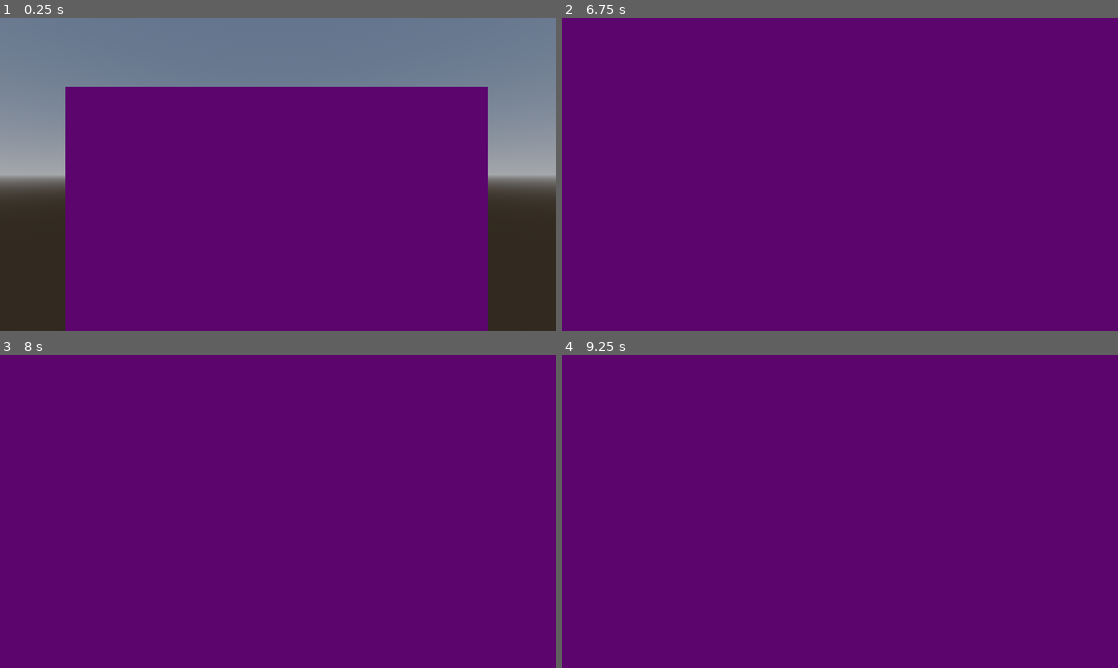
Above: before the commit, frames 1-4 (two rows, left to right).
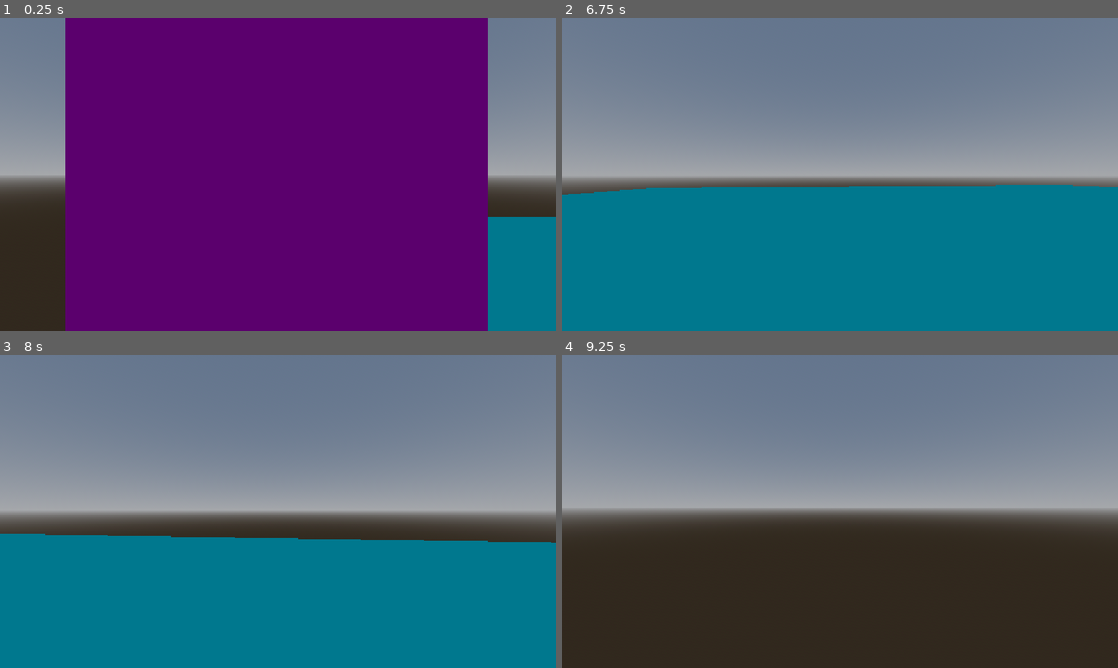
Above: after the commit, the same moments.

Repository: ANSirotkin/godot3D-movement-prototype
Game: Godot game, scene res://main.tscn
Same seed, same stepped clock (60 frames per second), same inputs: the game is played once before the commit and once after it.
Inputs (mouse positions are in pixels of both pictures, inside the frame that each line leads up to):
- Up to frame 1 (0.25 s): no input
- Up to frame 2 (6.75 s): move the mouse to (867, 174) at 0.52 s; hold W (move_forward) 0.53-5.78 s; tap Shift (dash, bound only after the commit) at 0.6, 1.55, 2.1, 2.85, 4.35, 5.1, 6.05, 6.6 s; tap Space (jump) at 0.77, 0.8, 1.07, 1.35, 1.52, 1.82, 2.3, 2.75, 3.02, 3.32, 3.6, 3.77, 4.07, 4.25, 4.52, 4.82, 5.3, 5.75, 5.85, 6.02, 6.32 s; move the mouse to (812, 174) at 1.27 s; tap Enter at 2, 3.5, 5 s; move the mouse to (851, 168) at 2.02 s; move the mouse to (834, 180) at 2.77 s; move the mouse to (878, 177) at 3.52 s; move the mouse to (795, 171) at 4.27 s; move the mouse to (845, 174) at 5.02 s; move the mouse to (817, 168) at 5.77 s; hold D (move_right) 5.78-6.53 s; move the mouse to (867, 174) at 6.52 s; hold W (move_forward) from 6.53 s (still down)
- Up to frame 3 (8 s): keep holding W (move_forward); tap Space (jump) at 6.77, 6.8, 7.07, 7.52, 7.82 s; move the mouse to (250, 511) at 7.27 s; tap Shift (dash, bound only after the commit) at 7.35 s
- Up to frame 4 (9.25 s): move the mouse to (851, 505) at 8.02 s; tap Space (jump) at 8.1, 9.02 s; move the mouse to (834, 517) at 8.77 s; release W (move_forward) at 8.78 s; hold A (move_left) from 8.78 s (still down); tap Shift (dash, bound only after the commit) at 8.85 s

The runs differ from the first frame. In frame 1, 21% of the frame differs, in the area x 11-100%, y 0-100%; in frame 2, 100%, in the area x 0-100%, y 0-100%; in frame 3, 100%; in frame 4, 100%.

Commit message:
Added dashing and dash-jumping

Diff:
--- a/main.tscn
+++ b/main.tscn
@@ -10,6 +10,7 @@
 [sub_resource type="Environment" id="Environment_g4v7s"]
 background_mode = 2
 sky = SubResource("Sky_ig7tw")
+glow_enabled = true
 
 [sub_resource type="StandardMaterial3D" id="StandardMaterial3D_0xm2m"]
 albedo_color = Color(0, 1, 1, 1)
@@ -26,19 +27,20 @@
 environment = SubResource("Environment_g4v7s")
 
 [node name="CSGBox3D" type="CSGBox3D" parent="." unique_id=1412841006]
-transform = Transform3D(18.100058, 0, 0, 0, 1.0000002, 0, 0, 0, 17.68159, 0, 0, 7.3165073)
+transform = Transform3D(18.100058, 0, 0, 0, 1.0000002, 0, 0, 0, 17.68159, 22.27045, 0, 26.727242)
 use_collision = true
-size = Vector3(1, 1, 1.861206)
+size = Vector3(3.4608154, 1, 6.92453)
 material = SubResource("StandardMaterial3D_0xm2m")
 
 [node name="CSGBox3D2" type="CSGBox3D" parent="." unique_id=251986046]
-transform = Transform3D(18.10006, 0, 0, 0, -4.37114e-08, -17.68159, 0, 1.0000002, -7.7288684e-07, -0.06841087, 3.3957434, -5.3298354)
+transform = Transform3D(18.10006, 0, 0, 0, -4.37114e-08, -17.68159, 0, 1.0000002, -7.7288684e-07, -0.06841087, 9.173503, -5.3298354)
 use_collision = true
 material = SubResource("StandardMaterial3D_7dm0k")
 
 [node name="CSGBox3D3" type="CSGBox3D" parent="." unique_id=1029729552]
-transform = Transform3D(2.9818408, 0, 0, 0, -1.5754425e-07, -43.362137, 0, 3.6041925, -1.8954192e-06, -0.06841087, 3.3957434, 17.782198)
+transform = Transform3D(2.9818408, 0, 0, 0, -1.5754425e-07, -43.362137, 0, 3.6041925, -1.8954192e-06, 7.2145023, 22.28708, 17.782198)
 use_collision = true
+size = Vector3(1, 1, 1.0079346)
 material = SubResource("StandardMaterial3D_1bvp3")
 
 [node name="Player" parent="." unique_id=1215345448 instance=ExtResource("1_ig7tw")]
--- a/player.gd
+++ b/player.gd
@@ -1,45 +1,170 @@
 extends CharacterBody3D
 
+signal dash_jumped(quality: float)   # 0.0 = mistimed, 1.0 = perfect
+
+enum State { NORMAL, DASHING }
+var state := State.NORMAL
+
+@export_group("Movement")
 @export var max_speed := 9.0
 @export var accel := 60.0
-@export var air_accel := 20.0
+@export var air_accel := 25.0
 @export var friction := 50.0
 @export var jump_velocity := 7.5
 @export var gravity := 22.0
-@export var mouse_sens := 0.003
+@export var mouse_sens := 0.002
+
+@export_group("Jump forgiveness")
+@export var coyote_time := 0.12
+@export var jump_buffer_time := 0.12
+
+@export_group("Dash")
+@export var dash_speed := 18.0
+@export var dash_duration := 0.3
+@export var dash_cooldown := 0.4
+@export var max_air_dashes := 1
+
+@export_group("Dash jump")
+@export var sweet_center := 0.9        # where in the dash (0..1) the perfect moment is
+@export var sweet_half_width := 0.5   # how far either side still gives a bonus
+@export var dash_jump_min_speed := 13.0  # mistimed dash jump
+@export var dash_jump_max_speed := 26.0  # perfectly timed dash jump
+@export var dash_jump_height := 0.85     # fraction of normal jump: a lower, longer arc
 
 @onready var head: Node3D = $Head
 
+var coyote_timer := 0.0
+var jump_buffer_timer := 0.0
+var dash_cooldown_timer := 0.0
+var air_dashes_left := 0
+
+var dash_dir := Vector3.ZERO
+var dash_elapsed := 0.0
+var dash_in_air := false
+
 func _ready() -> void:
 	Input.mouse_mode = Input.MOUSE_MODE_CAPTURED
+	dash_jumped.connect(func(q: float): print("dash jump quality: ", snappedf(q, 0.01)))
 
 func _unhandled_input(event: InputEvent) -> void:
 	if event is InputEventMouseMotion and Input.mouse_mode == Input.MOUSE_MODE_CAPTURED:
-		rotate_y(-event.relative.x * mouse_sens)          # yaw: whole body
-		head.rotate_x(-event.relative.y * mouse_sens)     # pitch: head only
+		rotate_y(-event.relative.x * mouse_sens)
+		head.rotate_x(-event.relative.y * mouse_sens)
 		head.rotation.x = clampf(head.rotation.x, deg_to_rad(-89), deg_to_rad(89))
 	if event.is_action_pressed("ui_cancel"):
 		Input.mouse_mode = Input.MOUSE_MODE_VISIBLE
 
 func _physics_process(delta: float) -> void:
-	# Gravity and jump
-	if not is_on_floor():
-		velocity.y -= gravity * delta
-	elif Input.is_action_just_pressed("jump"):
-		velocity.y = jump_velocity
+	_update_timers(delta)
 
-	# Input -> world-space wish direction
 	var input_dir := Input.get_vector("move_left", "move_right", "move_forward", "move_back")
 	var wish_dir := (transform.basis * Vector3(input_dir.x, 0, input_dir.y)).normalized()
 
-	# Accelerate horizontal velocity toward the target, keep vertical separate
+	# An air dash is a hover: no gravity while it lasts
+	var air_dashing := state == State.DASHING and dash_in_air
+	if not is_on_floor() and not air_dashing:
+		velocity.y -= gravity * delta
+
+	match state:
+		State.NORMAL:
+			_normal_move(delta, wish_dir)
+		State.DASHING:
+			_dash_move(delta)
+
+	move_and_slide()
+
+func _update_timers(delta: float) -> void:
+	coyote_timer = coyote_time if is_on_floor() else maxf(coyote_timer - delta, 0.0)
+	if Input.is_action_just_pressed("jump"):
+		jump_buffer_timer = jump_buffer_time
+	else:
+		jump_buffer_timer = maxf(jump_buffer_timer - delta, 0.0)
+	dash_cooldown_timer = maxf(dash_cooldown_timer - delta, 0.0)
+	if is_on_floor():
+		air_dashes_left = max_air_dashes
+
+func _try_jump() -> void:
+	if jump_buffer_timer > 0.0 and coyote_timer > 0.0:
+		velocity.y = jump_velocity
+		jump_buffer_timer = 0.0
+		coyote_timer = 0.0
+
+# ---------- Normal movement ----------
+
+func _normal_move(delta: float, wish_dir: Vector3) -> void:
+	if Input.is_action_just_pressed("dash") and _can_dash():
+		_start_dash(wish_dir)
+		return
+
+	_try_jump()
+
 	var horizontal := Vector3(velocity.x, 0, velocity.z)
-	var a := accel if is_on_floor() else air_accel
-	if wish_dir != Vector3.ZERO:
-		horizontal = horizontal.move_toward(wish_dir * max_speed, a * delta)
-	elif is_on_floor():
-		horizontal = horizontal.move_toward(Vector3.ZERO, friction * delta)
+
+	if is_on_floor() and velocity.y <= 0.0:
+		if wish_dir != Vector3.ZERO:
+			horizontal = horizontal.move_toward(wish_dir * max_speed, accel * delta)
+		else:
+			horizontal = horizontal.move_toward(Vector3.ZERO, friction * delta)
+	else:
+		# Air control that preserves momentum (see Stage 2 notes on dot product)
+		var current := horizontal.dot(wish_dir)
+		var add := clampf(max_speed - current, 0.0, air_accel * delta)
+		horizontal += wish_dir * add
 
 	velocity.x = horizontal.x
 	velocity.z = horizontal.z
-	move_and_slide()
+
+# ---------- Dash ----------
+
+func _can_dash() -> bool:
+	return dash_cooldown_timer <= 0.0 and (is_on_floor() or air_dashes_left > 0)
+
+func _start_dash(wish_dir: Vector3) -> void:
+	state = State.DASHING
+	dash_elapsed = 0.0
+	dash_in_air = not is_on_floor()
+	jump_buffer_timer = 0.0   # a jump pressed before the dash shouldn't instantly dash-jump
+
+	if dash_in_air:
+		air_dashes_left -= 1
+		velocity.y = 0.0
+
+	# Dash where you're steering; with no input, dash where you're facing (-Z is forward)
+	dash_dir = wish_dir if wish_dir != Vector3.ZERO else -transform.basis.z
+	velocity.x = dash_dir.x * dash_speed
+	velocity.z = dash_dir.z * dash_speed
+
+func _dash_move(delta: float) -> void:
+	dash_elapsed += delta
+	velocity.x = dash_dir.x * dash_speed
+	velocity.z = dash_dir.z * dash_speed
+	if dash_in_air:
+		velocity.y = 0.0
+
+	# Dash jump: only when grounded (coyote time counts)
+	if jump_buffer_timer > 0.0 and coyote_timer > 0.0:
+		_dash_jump()
+		return
+
+	if dash_elapsed >= dash_duration:
+		_end_dash()
+
+func _timing_quality() -> float:
+	var t := dash_elapsed / dash_duration                  # normalized 0..1
+	var distance := absf(t - sweet_center)                 # how far from the perfect moment
+	return clampf(1.0 - distance / sweet_half_width, 0.0, 1.0)
+
+func _dash_jump() -> void:
+	var quality := _timing_quality()
+	var speed := lerpf(dash_jump_min_speed, dash_jump_max_speed, quality)
+	velocity.x = dash_dir.x * speed
+	velocity.z = dash_dir.z * speed
+	velocity.y = jump_velocity * dash_jump_height
+	jump_buffer_timer = 0.0
+	coyote_timer = 0.0
+	_end_dash()
+	dash_jumped.emit(quality)
+
+func _end_dash() -> void:
+	state = State.NORMAL
+	dash_cooldown_timer = dash_cooldown
--- a/project.godot
+++ b/project.godot
@@ -47,6 +47,11 @@
 "events": [Object(InputEventKey,"resource_local_to_scene":false,"resource_name":"","device":-1,"window_id":0,"alt_press …(191 unchanged characters)…
 ]
 }
+dash={
+"deadzone": 0.2,
+"events": [Object(InputEventKey,"resource_local_to_scene":false,"resource_name":"","device":-1,"window_id":0,"alt_pressed":false,"shift_pressed":false,"ctrl_pressed":false,"meta_pressed":false,"pressed":false,"keycode":0,"physical_keycode":4194325,"key_label":0,"unicode":0,"location":0,"echo":false,"script":null)
+]
+}
 
 [physics]
 
